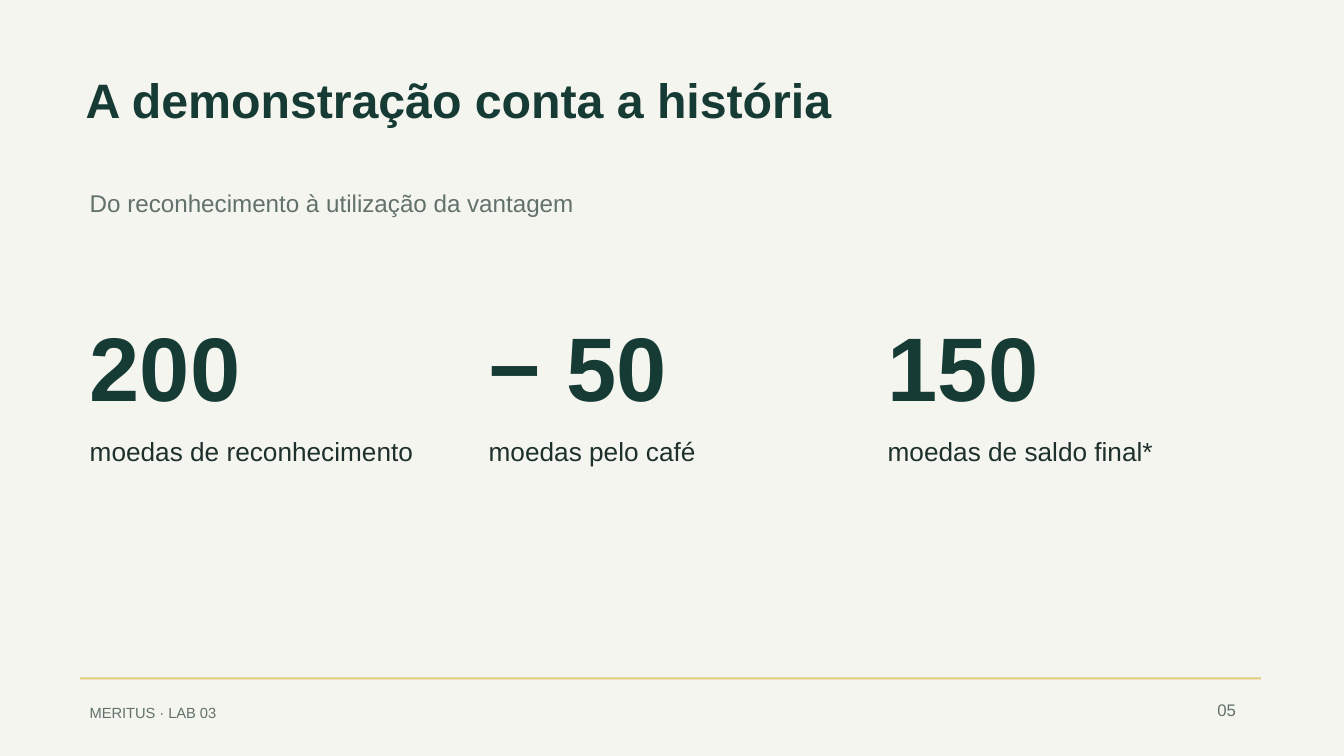
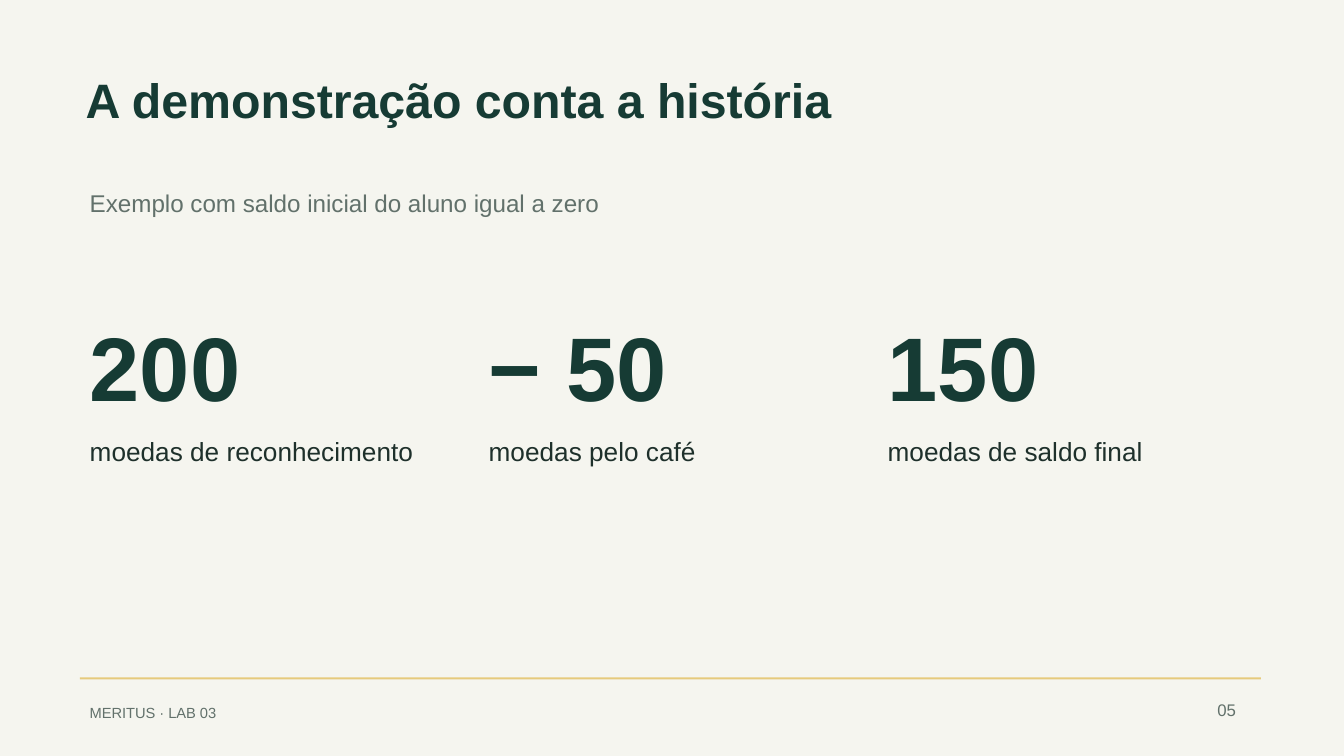
Before and after one commit to vianadv/sistemaMoedaEstudantil, a slide deck: slide 5 of apresentacao/Meritus_Pitch.pptx. Drawn at 1344x756 pixels with LibreOffice and Linux fonts; fonts in the diff are those of the drawing. Boxes give left, top, right and bottom in pixels: in the first picture for what was removed or moved away, otherwise in the second. Text is boxed around its words. In the diff, an @@ line names an element or a change of style, - is before the commit and + after.

Commit message:
Finaliza guia de entrega, modelos e pitch

```diff
--- a/apresentacao/Meritus_Pitch.pptx
+++ b/apresentacao/Meritus_Pitch.pptx
@@ text at <box>90,194,599,217</box>: text changed @@
-Do reconhecimento à utilização da vantagem
+Exemplo com saldo inicial do aluno igual a zero
@@ text at <box>888,442,1142,462</box>: text changed @@
-moedas de saldo final*
+moedas de saldo final
```
